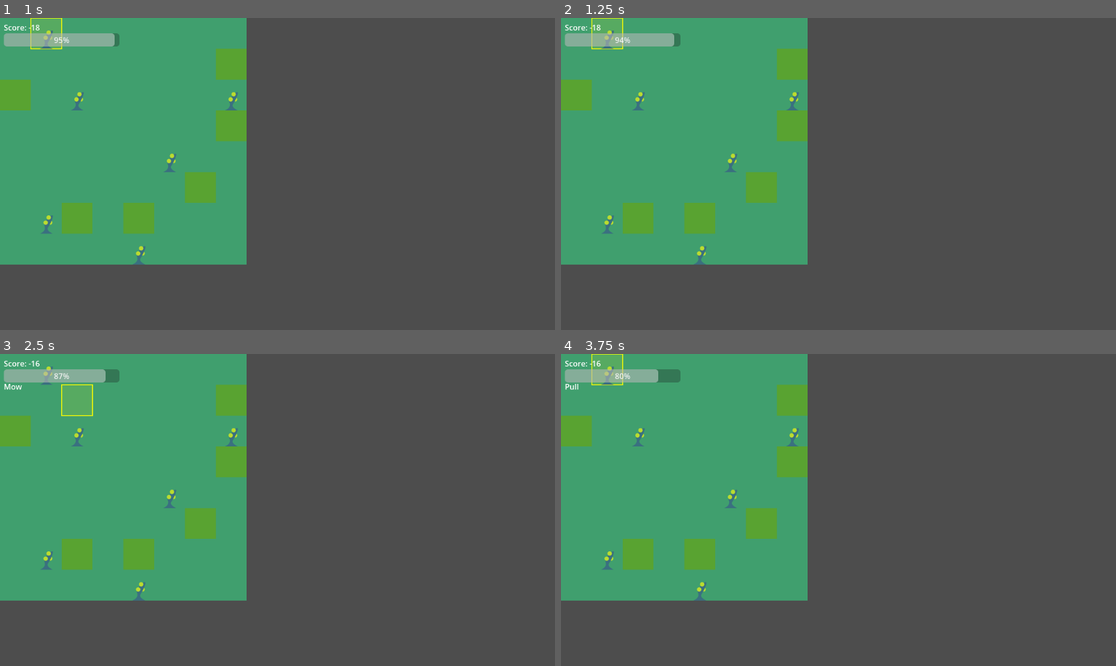
Above: before the commit, frames 1-4 (two rows, left to right).
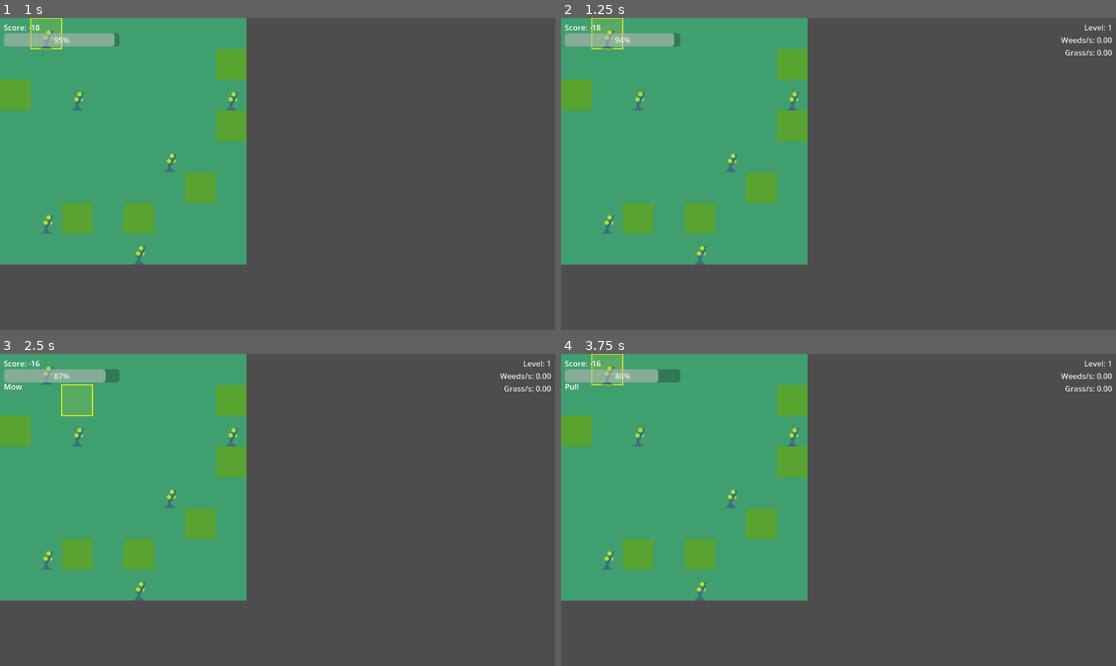
Above: after the commit, the same moments.

Repository: mcelroyian/lawndemonium
Game: Godot game, scene res://scenes/Main.tscn
Same seed, same stepped clock (60 frames per second), same inputs: the game is played once before the commit and once after it.
Inputs:
- Up to frame 1 (1 s): tap Enter at 0.5 s; hold D (move_right) from 0.53 s (still down); tap Ctrl at 0.6 s
- Up to frame 2 (1.25 s): keep holding D (move_right)
- Up to frame 3 (2.5 s): tap Space (action) at 1.25, 1.35 s; release D (move_right) at 1.28 s; hold S (move_down) 1.28-2.03 s; tap Ctrl at 1.55, 2.3 s; tap Enter at 2 s; hold D (move_right) from 2.03 s (still down); hold Tab (toggle_action) from 2.03 s (still down)
- Up to frame 4 (3.75 s): tap Space (action) at 2.75 s; release D (move_right) at 2.78 s; release Tab (toggle_action) at 2.78 s; hold W (move_up) 2.78-3.53 s; tap Ctrl at 2.85, 3.6 s; tap Enter at 3.5 s; hold A (move_left) from 3.53 s (still down)

Frame 1 is identical in both runs. In frame 2, 0.2% of the frame differs, in the area x 90-100%, y 2-13%; in frame 3, 0.2%; in frame 4, 0.2%.

Commit message:
Add debug overlay functionality and UI updates for enhanced gameplay insights

Diff:
--- a/scenes/Main.tscn
+++ b/scenes/Main.tscn
@@ -42,6 +42,17 @@
 offset_top = 84.0
 text = "Restart"
 
+[node name="DebugLabel" type="Label" parent="UI"]
+modulate = Color(1, 1, 1, 0.85)
+anchors_preset = 1
+anchor_left = 1.0
+anchor_right = 1.0
+offset_left = -220.0
+offset_top = 8.0
+offset_right = -8.0
+offset_bottom = 8.0
+horizontal_alignment = 2
+
 [node name="SFX" type="AudioStreamPlayer" parent="."]
 
 [node name="TurnTimer" type="Timer" parent="."]
--- a/scripts/Main.gd
+++ b/scripts/Main.gd
@@ -9,6 +9,10 @@
 var time_remaining: float = 180.0
 var threshold: int = 5
 var game_over: bool = false
+
+# Debug overlay state
+var debug_enabled: bool = false
+var _debug_accum: float = 0.0
 
 # Spawn rates are now driven by LevelConfig via Board auto-ticking.
 
@@ -27,6 +31,7 @@
 	if player.has_method("configure"):
 		player.configure(board.GRID_SIZE, board.TILE)
 	reset_game()
+	set_process(true)
 
 func reset_game() -> void:
 	game_over = false
@@ -44,6 +49,8 @@
 	_update_time_ui()
 	if ui.has_method("show_game_over"):
 		ui.show_game_over(false, false)
+	if ui.has_method("set_debug_visible"):
+		ui.set_debug_visible(debug_enabled)
 
 func _on_player_action(cell: Vector2i, action: String) -> void:
 	if game_over:
@@ -100,6 +107,73 @@
 		amount = 10.0 * turn_timer.wait_time
 	_tick_time(amount)
 	_check_game_over()
+
+func _input(event: InputEvent) -> void:
+	if event is InputEventKey and event.pressed and not event.echo:
+		# Toggle debug overlay with Ctrl
+		if event.keycode == KEY_CTRL:
+			debug_enabled = not debug_enabled
+			if ui.has_method("set_debug_visible"):
+				ui.set_debug_visible(debug_enabled)
+
+func _process(delta: float) -> void:
+	# Periodically refresh debug overlay
+	if not debug_enabled:
+		return
+	_debug_accum += delta
+	if _debug_accum >= 0.5:
+		_debug_accum = 0.0
+		_update_debug_overlay()
+
+func _update_debug_overlay() -> void:
+	if ui == null or not ui.has_method("set_debug_text"):
+		return
+	var lm := get_node_or_null("/root/LevelMgr")
+	var level_idx: int = -1
+	var cfg: LevelConfig = null
+	if lm:
+		if lm.has_method("get_config"):
+			cfg = lm.call("get_config")
+		if lm.has_method("get"):
+			level_idx = int(lm.get("current"))
+
+	var level_str := ("%d" % (level_idx + 1)) if level_idx >= 0 else "?"
+
+	var weeds_per_sec := 0.0
+	var grass_per_sec := 0.0
+	if cfg and board:
+		# Weed spawns per second (expected)
+		var eligible: int = 0
+		if board.has_method("count_eligible_weed_tiles"):
+			eligible = board.count_eligible_weed_tiles()
+		var spawn_per_tick := 0.0
+		if cfg.weed_spawn_mode == "ratio":
+			spawn_per_tick = float(ceil(float(eligible) * max(0.0, cfg.weed_spawn_ratio)))
+		else:
+			var chance := 0.0
+			if cfg.weed_spawn_mode == "absolute":
+				chance = max(0.0, cfg.weed_spawn_chance)
+			elif cfg.weed_spawn_mode == "multiplier":
+				chance = max(0.0, board.global_base_spawn_chance * cfg.weed_spawn_multiplier)
+			spawn_per_tick = float(eligible) * chance
+		weeds_per_sec = spawn_per_tick / max(0.001, cfg.weed_tick_interval_sec)
+
+		# Grass changes per second (expected decay)
+		var good_count := 0
+		var ok_count := 0
+		var gs: Vector2i = board.GRID_SIZE
+		for y in range(gs.y):
+			for x in range(gs.x):
+				var id: int = board.get_tile(Vector2i(x, y))
+				if id == board.GOOD:
+					good_count += 1
+				elif id == board.OK:
+					ok_count += 1
+		var change_per_tick: float = float(good_count) * clamp(cfg.p_good_to_ok, 0.0, 1.0) + float(ok_count) * clamp(cfg.p_ok_to_bad, 0.0, 1.0)
+		grass_per_sec = change_per_tick / max(0.001, cfg.grass_tick_interval_sec)
+
+	var text := "Level: %s\nWeeds/s: %.2f\nGrass/s: %.2f" % [level_str, weeds_per_sec, grass_per_sec]
+	ui.set_debug_text(text)
 
 # --- Input Map helpers ---
 
--- a/scripts/UI.gd
+++ b/scripts/UI.gd
@@ -6,12 +6,15 @@
 @onready var timer_bar: ProgressBar = $TimerBar
 @onready var turn_label: Label = $TurnLabel
 @onready var restart_button: Button = $RestartButton
+@onready var debug_label: Label = $DebugLabel
 
 func _ready() -> void:
     restart_button.pressed.connect(_on_restart)
     set_score(0)
     set_time_ratio(1.0)
     show_game_over(false, false)
+    if debug_label:
+        debug_label.visible = false
 
 func set_score(v: int) -> void:
     score_label.text = "Score: %d" % v
@@ -29,3 +32,11 @@
 
 func _on_restart() -> void:
     emit_signal("restart_pressed")
+
+func set_debug_visible(v: bool) -> void:
+    if debug_label:
+        debug_label.visible = v
+
+func set_debug_text(t: String) -> void:
+    if debug_label:
+        debug_label.text = t
Not shown, added: agents.md
Not shown, changed: projectDocs.md
